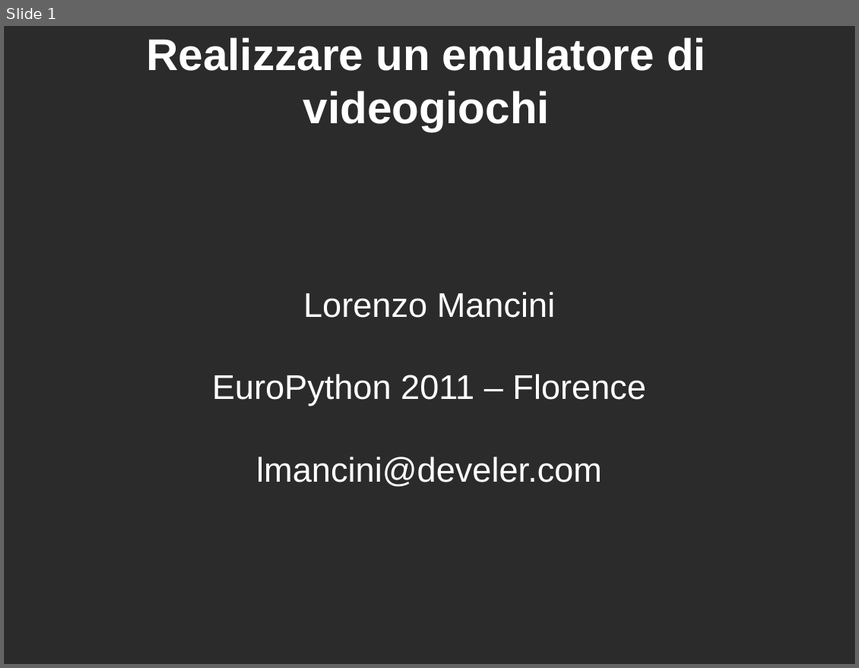
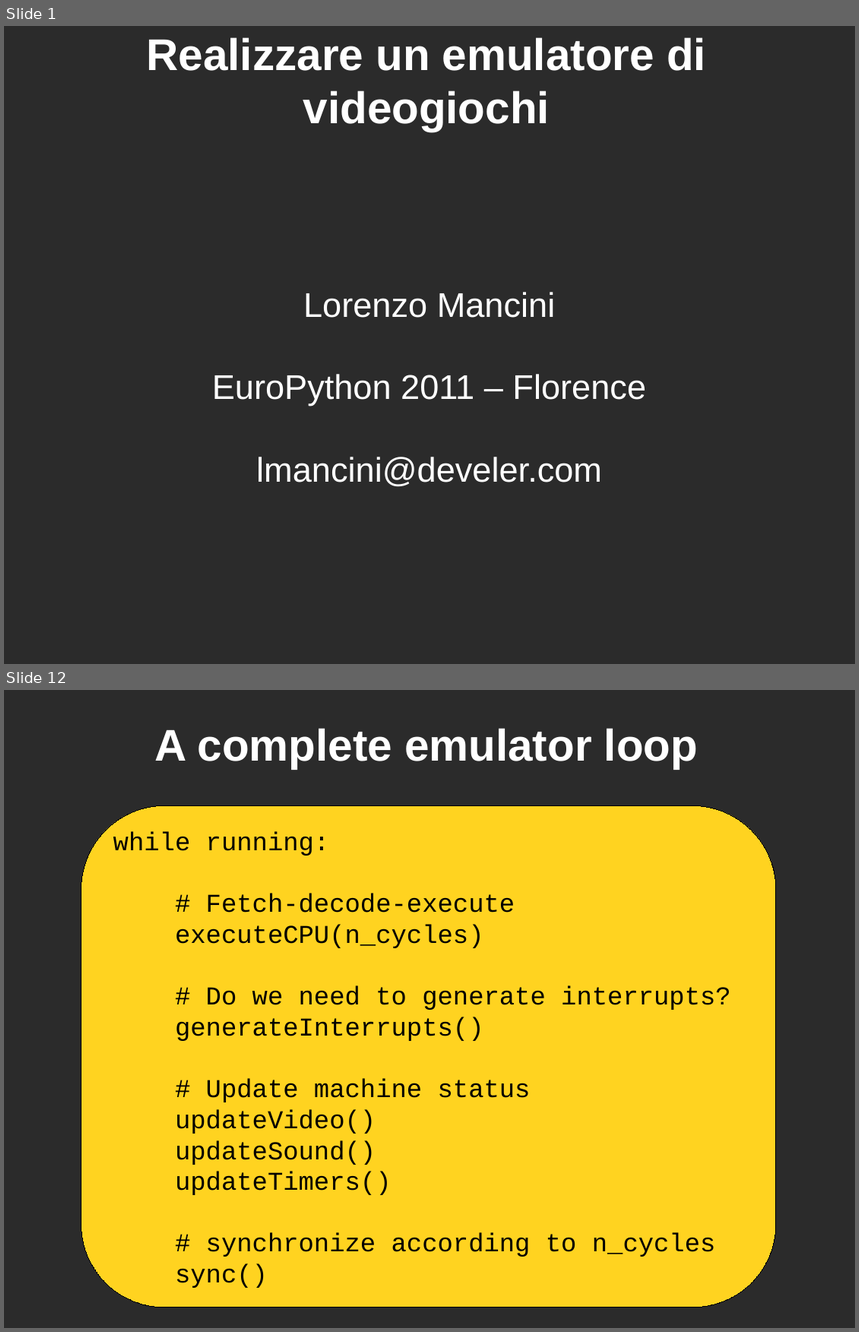
Before and after one commit to lmancini/py8, a slide deck: ep2011/emulatore.odp. Shown one above the other, each under a label of ours: slide 1 before the commit, slides 1 and 12 after it; the slides between them are not shown. The pictures are 859x668 and 859x1332 pixels, drawn with LibreOffice and Linux fonts; fonts in the diff are those of the drawing; background and template pictures are left out; a plain dark background stands for a picture behind light text. Boxes give left, top, right and bottom in pixels: in the first picture for what was removed or moved away, otherwise in the second. Text is boxed around its words. In the diff, an @@ line names an element or a change of style, - is before the commit and + after.

```diff
--- a/ep2011/emulatore.odp
+++ b/ep2011/emulatore.odp
@@ slide 12 added at box(4, 690, 855, 1328), background picture (left out) @@
@@ title added at box(154, 728, 698, 769), 41.4 pt, text #FFFFFF, bold @@
+A complete emulator loop
@@ rounded rectangle added at box(82, 806, 776, 1308), fill #FFD320, outline #000000 0 pt, 24 pt, text #000000 @@
+while running:
+# Fetch-decode-execute
+executeCPU(n_cycles)
+# Do we need to generate interrupts?
+generateInterrupts()
+# Update machine status
+updateVideo()
+updateSound()
+updateTimers()
+# synchronize according to n_cycles
+sync()
```
Also in this commit, not shown: 2 slides changed, 11 other slides added, 1 slide removed.
